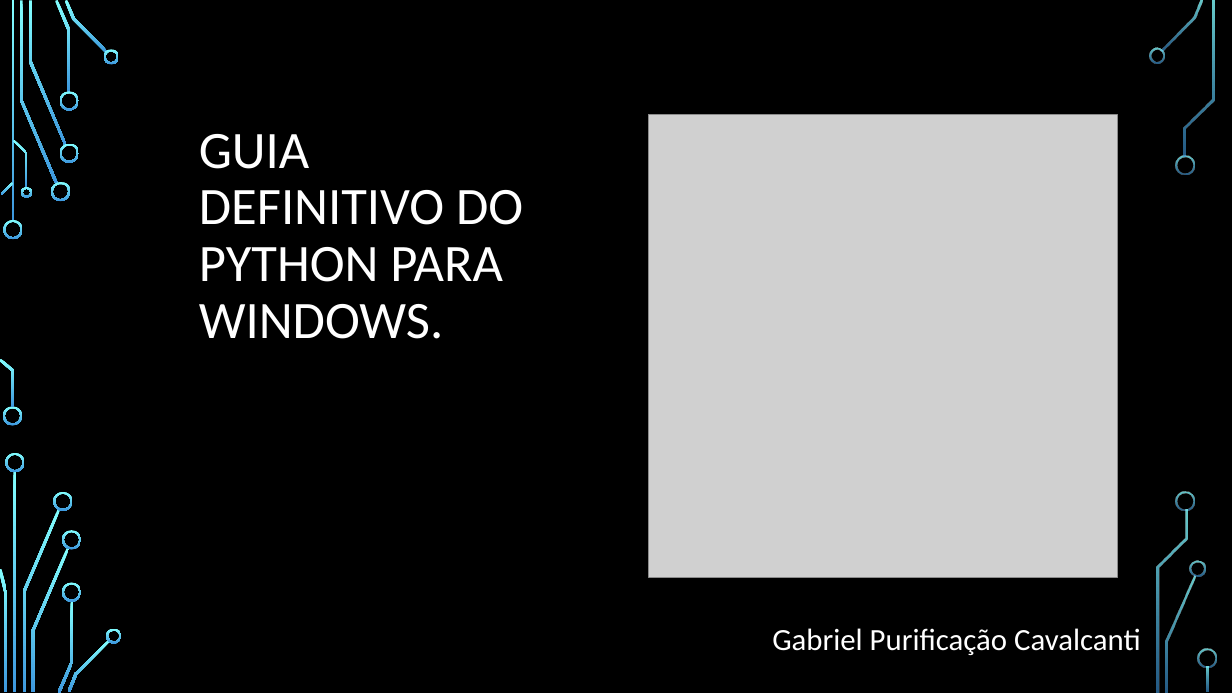
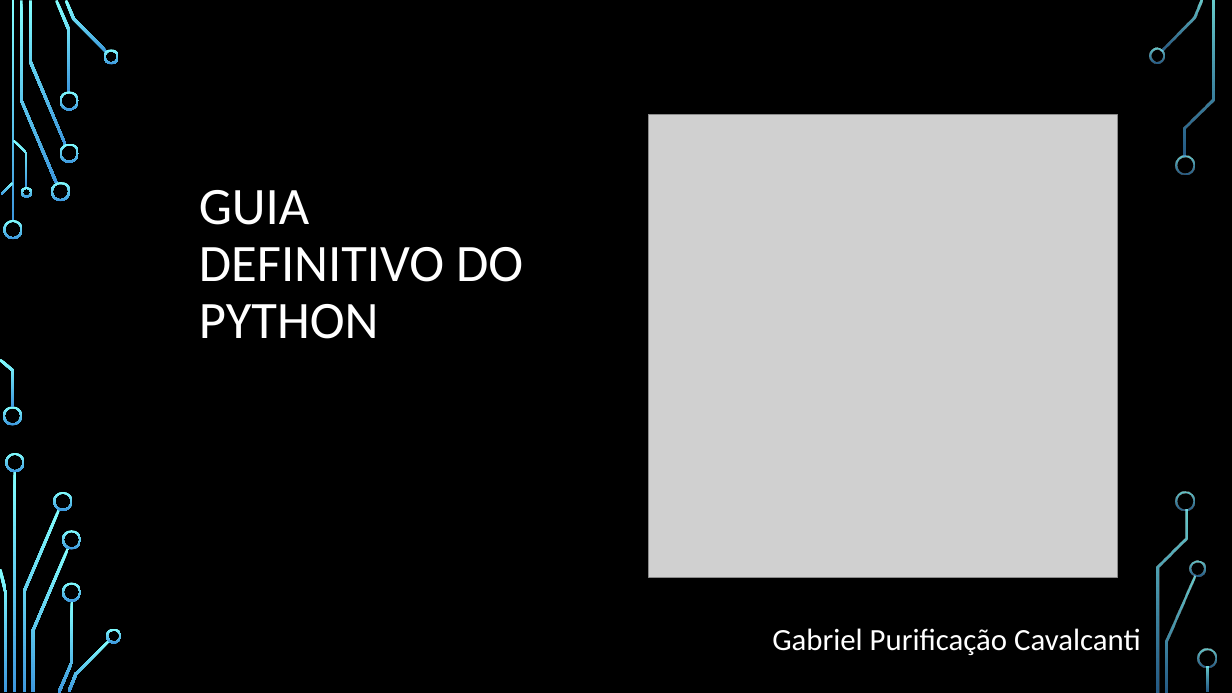
Before and after one commit to gabrielpcavalcanti/Guia-definitivo-do-Python, a slide deck: slide 1 of Aulas/Aula02AmbientesVirtuais/ambientes_virtuais.pptx. Drawn at 1232x693 pixels with LibreOffice and Linux fonts; fonts in the diff are those of the drawing; grey boxes stand for pictures; background and template pictures are left out. Boxes give left, top, right and bottom in pixels: in the first picture for what was removed or moved away, otherwise in the second. Text is boxed around its words. In the diff, an @@ line names an element or a change of style, - is before the commit and + after.

```diff
--- a/Aulas/Aula02AmbientesVirtuais/ambientes_virtuais.pptx
+++ b/Aulas/Aula02AmbientesVirtuais/ambientes_virtuais.pptx
@@ text at (199,190,523,339): text changed @@
-GUIA DEFINITIVO DO PYTHON PARA WINDOWS.
+GUIA DEFINITIVO DO PYTHON
```
Also in this commit, not shown: 1 other slide changed, 5 other files.
